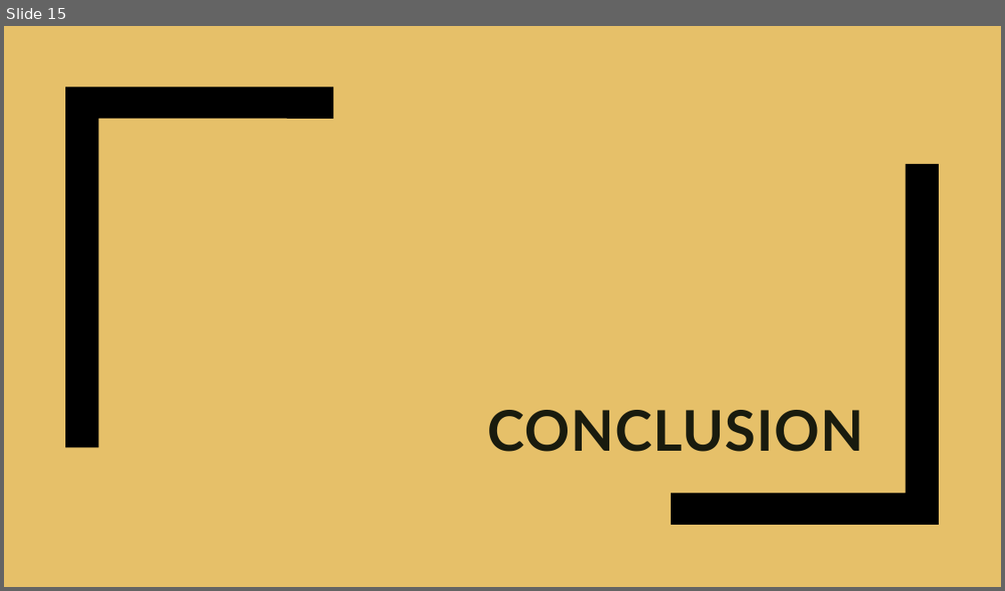
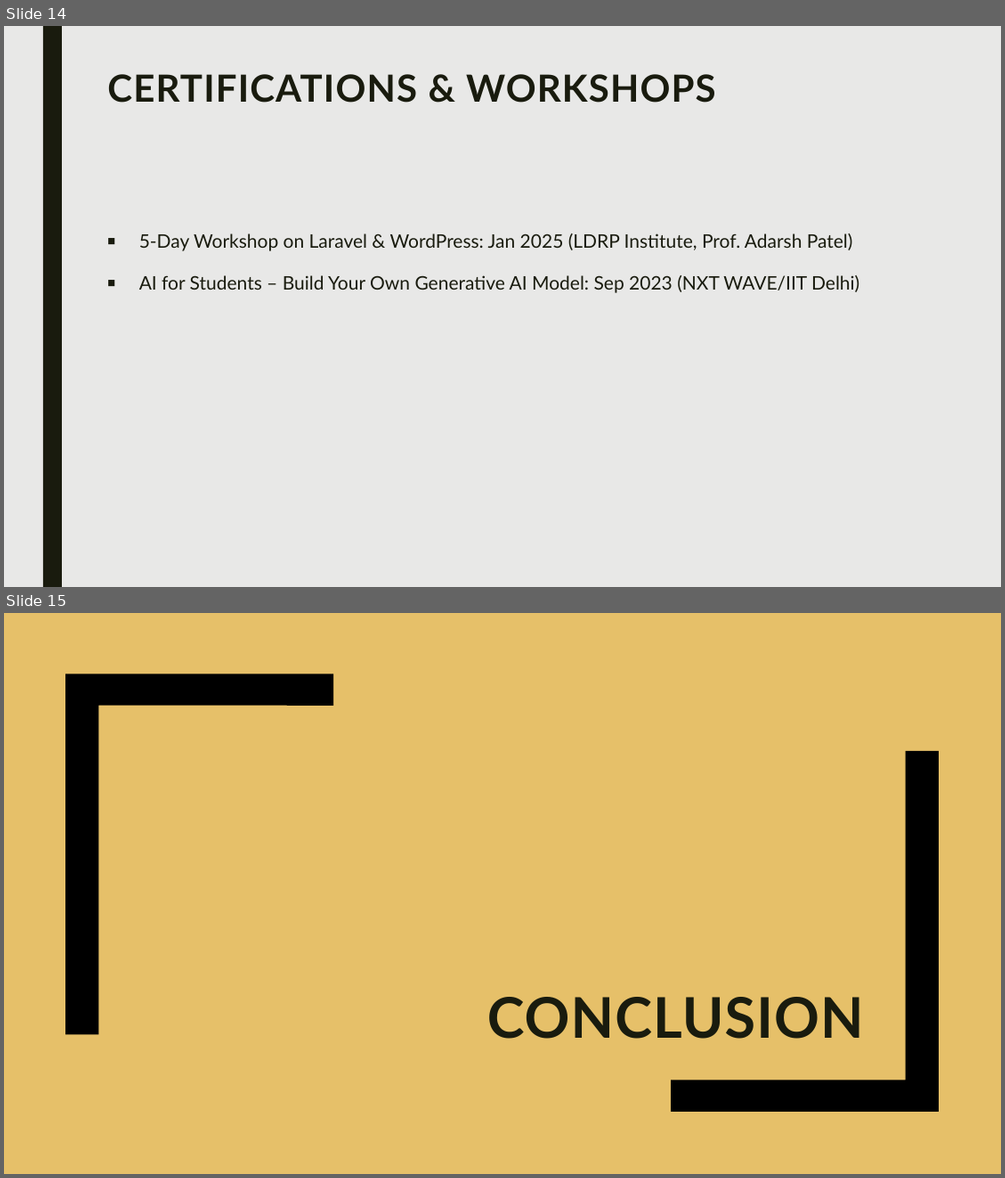
Before and after one commit to Sanyam33/Document-To-PPT-Converter, a slide deck: summary.pptx. Shown one above the other, each under a label of ours: slide 15 before the commit, slides 14 and 15 after it. The pictures are 1005x591 and 1005x1178 pixels, drawn with LibreOffice and Linux fonts; fonts in the diff are those of the drawing. Boxes give left, top, right and bottom in pixels: in the first picture for what was removed or moved away, otherwise in the second. Text is boxed around its words. In the diff, an @@ line names an element or a change of style, - is before the commit and + after.

```diff
--- a/summary.pptx
+++ b/summary.pptx
@@ slide 14 added at (4, 26, 1001, 587), background #E8E8E7 @@
@@ rectangle added at (43, 26, 62, 587), fill #191B0E @@
@@ title added at (107, 74, 716, 103), 36 pt, text #191B0E, bold @@
+CERTIFICATIONS & WORKSHOPS
@@ text added at (139, 233, 859, 293), 18 pt, text #191B0E @@
+■ 5-Day Workshop on Laravel & WordPress: Jan 2025 (LDRP Institute, Prof. Adarsh Patel)
+■ AI for Students – Build Your Own Generative AI Model: Sep 2023 (NXT WAVE/IIT Delhi)
```
Also in this commit, not shown: 1 slide changed, 13 other slides added, 14 slides removed, 3 other files.
